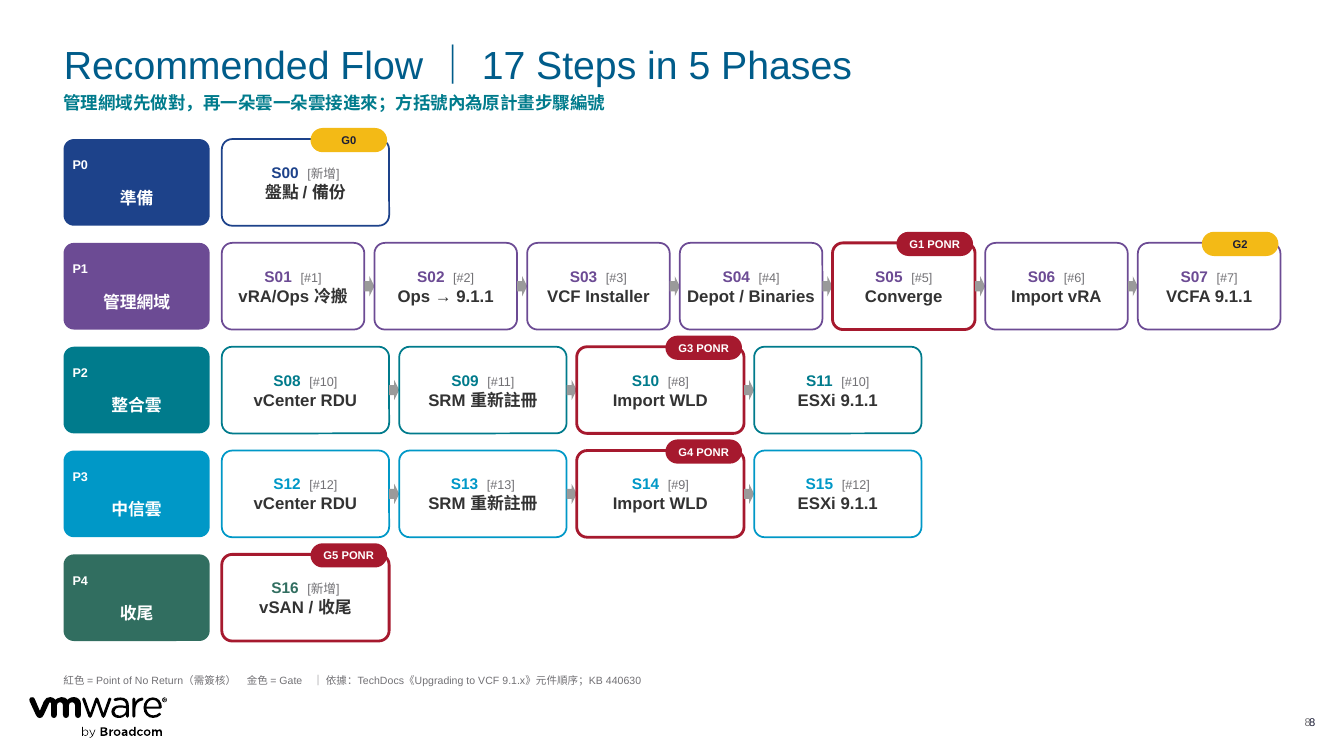
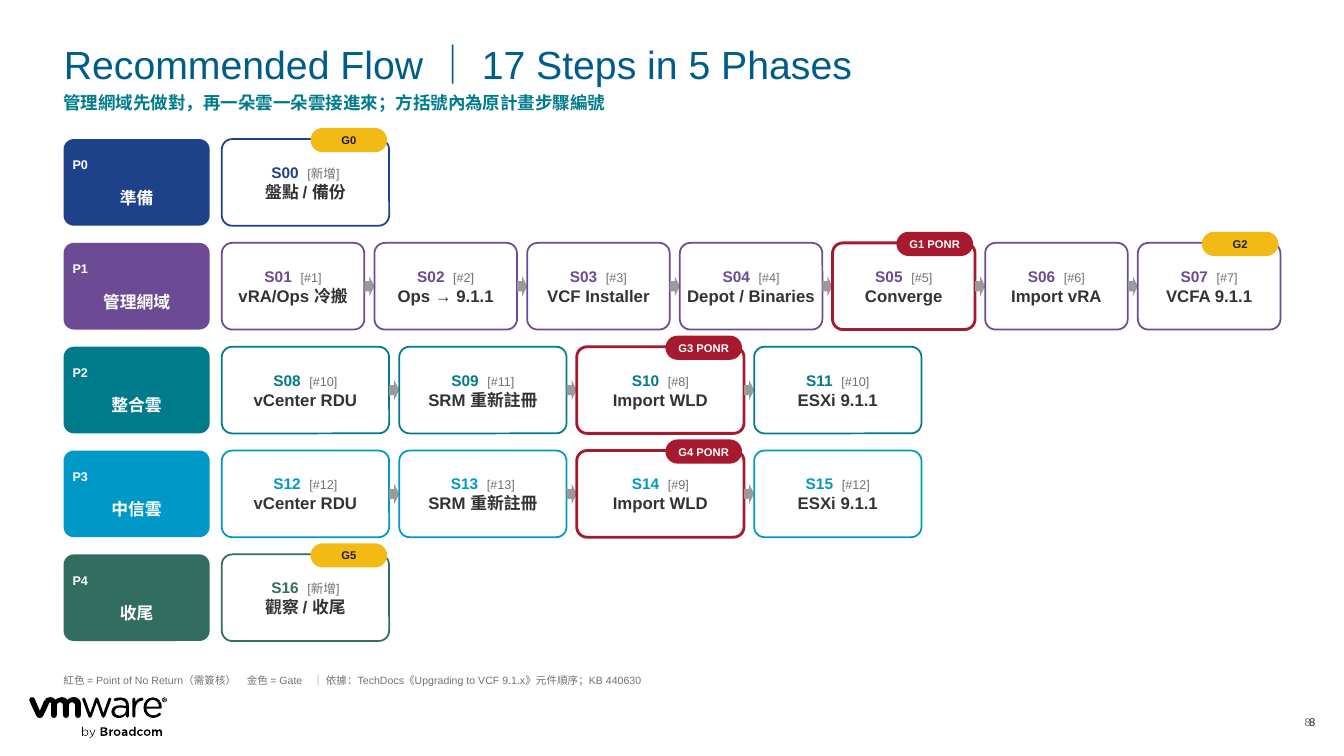
Before and after one commit to kostenyang/cc-vcf911-plan, a slide deck: slide 8 of out/CTBC_VCF911_Converge_Import_Plan.pptx. Drawn at 1344x756 pixels with LibreOffice and Linux fonts; fonts in the diff are those of the drawing. Boxes give left, top, right and bottom in pixels: in the first picture for what was removed or moved away, otherwise in the second. Text is boxed around its words. In the diff, an @@ line names an element or a change of style, - is before the commit and + after.

```diff
--- a/out/CTBC_VCF911_Converge_Import_Plan.pptx
+++ b/out/CTBC_VCF911_Converge_Import_Plan.pptx
@@ rounded rectangle "S16 [新增]" at (x1=222, y1=555, x2=389, y2=641): outline #A6192E 2 pt to #316E60 1.25 pt @@
@@ rounded rectangle "G5" at (x1=311, y1=543, x2=387, y2=568): fill #A6192E to #F3BA16 @@
@@ text in rounded rectangle at (x1=341, y1=551, x2=356, y2=559): text changed; text colour #FFFFFF to #1B1D36 @@
-G5 PONR
+G5
@@ text in rounded rectangle at (x1=265, y1=596, x2=346, y2=618): text changed @@
-vSAN / 收尾
+觀察 / 收尾
```
Also in this commit, not shown: 6 other slides changed, 4 other files.
